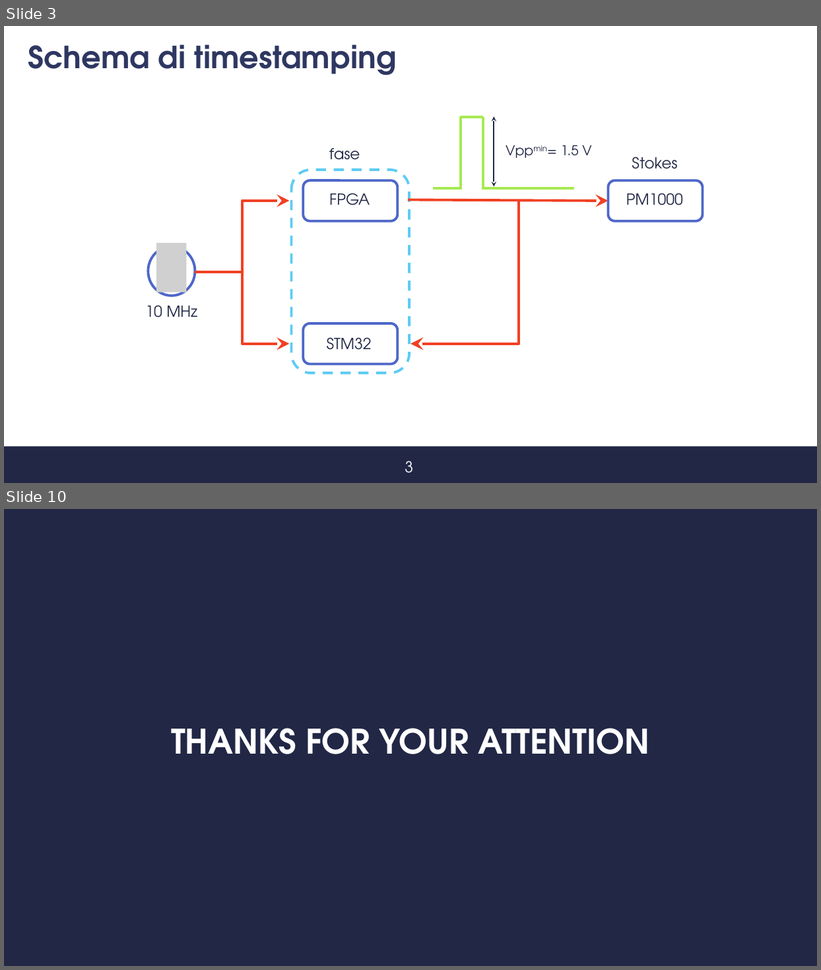
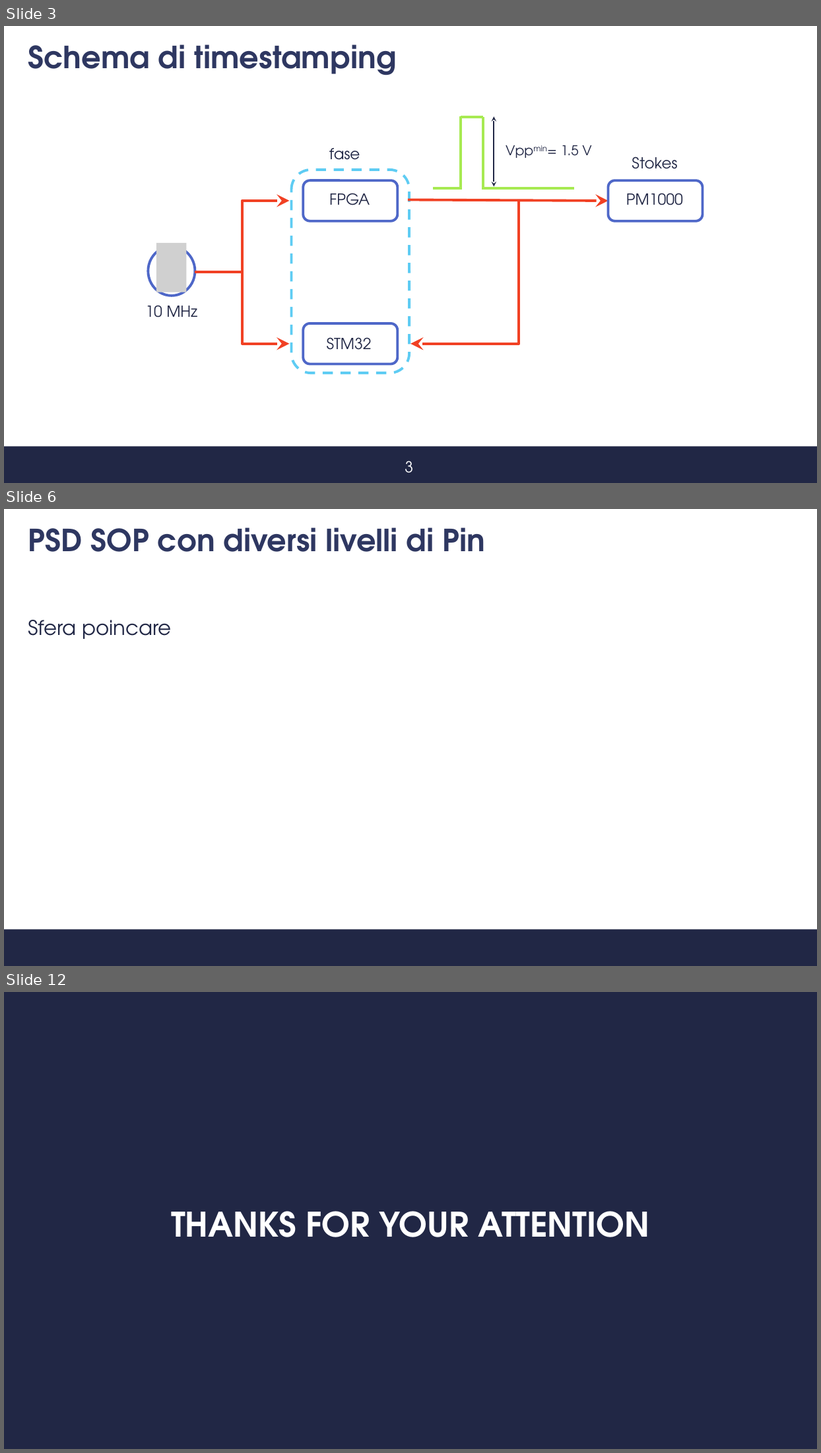
Before and after one commit to s347960/Presentazione, a slide deck: Presentazione_07_09.pptx. Shown one above the other, each under a label of ours: slides 3 and 10 before the commit, slides 3, 6 and 12 after it; the slides between them are not shown. The pictures are 821x970 and 821x1453 pixels, drawn with LibreOffice and Linux fonts; fonts in the diff are those of the drawing; grey boxes stand for pictures; background and template pictures are left out. Boxes give left, top, right and bottom in pixels: in the first picture for what was removed or moved away, otherwise in the second. Text is boxed around its words. In the diff, an @@ line names an element or a change of style, - is before the commit and + after.

```diff
--- a/Presentazione_07_09.pptx
+++ b/Presentazione_07_09.pptx
@@ slide 6 added at [4,509,817,966], background #FFFFFF; not listed: 1 template element that a slide beside it also shows @@
@@ title added at [28,527,485,552], 36 pt, text #2E3761, bold @@
+PSD SOP con diversi livelli di Pin
@@ text added at [28,620,172,639], 24 pt, text #212745 @@
+Sfera poincare
@@ what was slide 10 is now slide 12 @@
```
Also in this commit, not shown: 7 other slides added, 6 slides removed, 1 other file.
